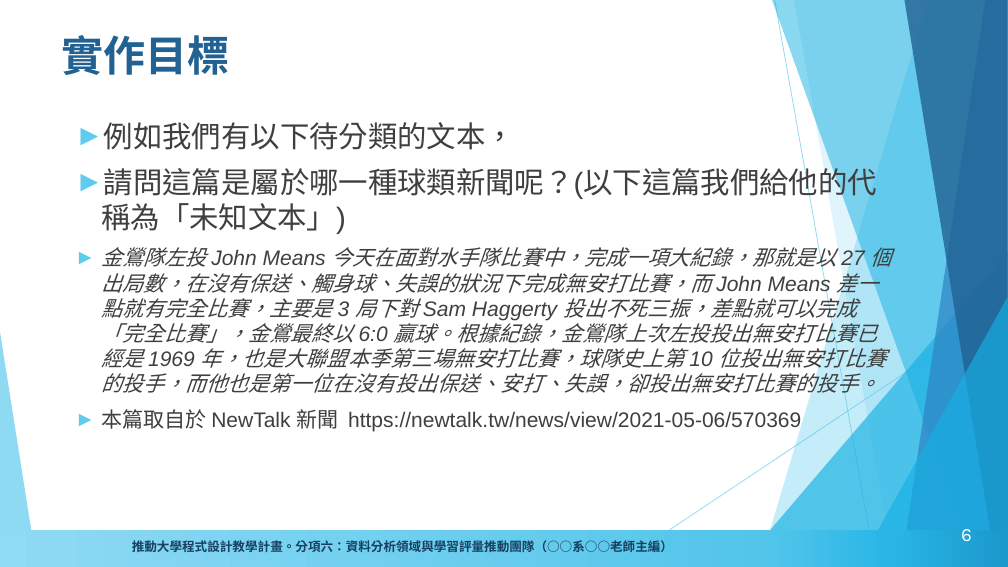
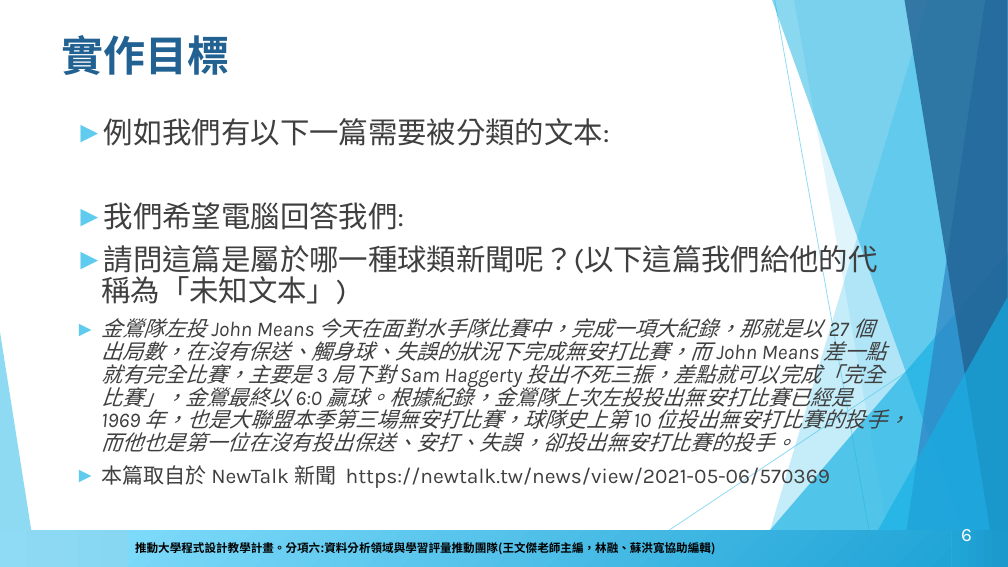
Before and after one commit to howardsukuan/textual-data-analysis-python, a slide deck: slide 6 of week04/文本分析與程式設計week4.pptx. Drawn at 1008x567 pixels with LibreOffice and Linux fonts; fonts in the diff are those of the drawing; background and template pictures are left out. Boxes give left, top, right and bottom in pixels: in the first picture for what was removed or moved away, otherwise in the second. Text is boxed around its words. In the diff, an @@ line names an element or a change of style, - is before the commit and + after.

```diff
--- a/week04/文本分析與程式設計week4.pptx
+++ b/week04/文本分析與程式設計week4.pptx
@@ text at (x1=104, y1=118, x2=610, y2=230): text changed; font Arial to Karla @@
-► 例如我們有以下待分類的文本，
+► 例如我們有以下一篇需要被分類的文本:
+► 我們希望電腦回答我們:
@@ text at (x1=101, y1=240, x2=908, y2=489): font Arial to Karla; line spacing 1 to 0.9 @@
@@ rectangle added at (x1=128, y1=531, x2=951, y2=566), fill gradient #20A4D6 to #7EDBFB, 11 pt, text #000000, bold @@
+推動大學程式設計教學計畫。分項六:資料分析領域與學習評量推動團隊(王文傑老師主編，林融、蘇洪寬協助編輯)
```
Also in this commit, not shown: 51 other slides changed, 8 slides added, 7 other files.
